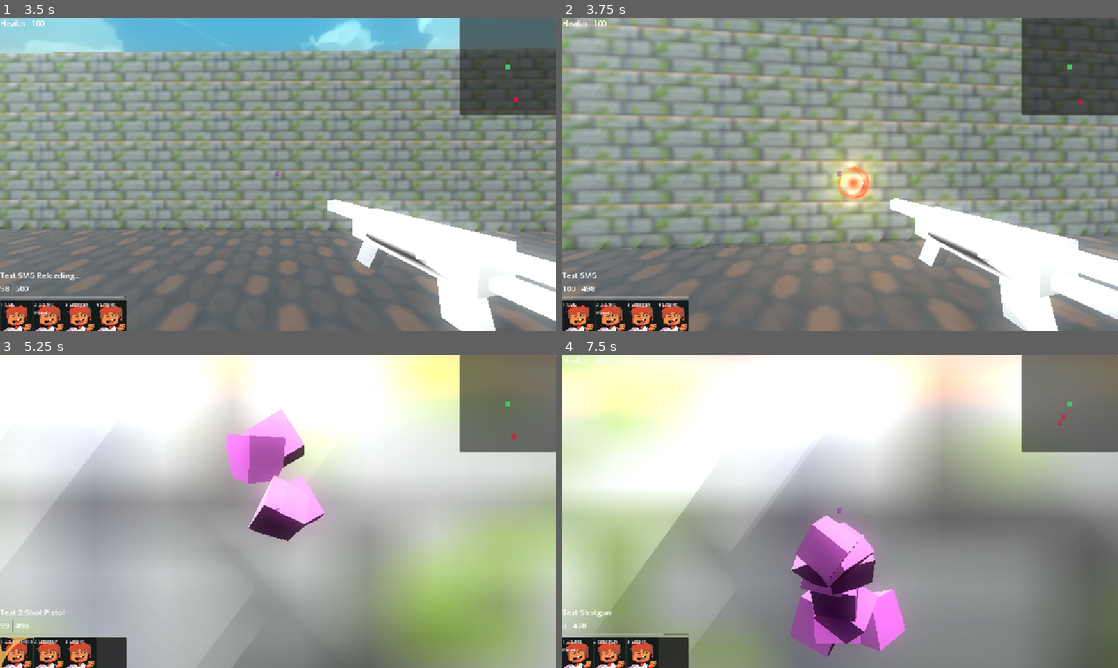
Above: before the commit, frames 1-4 (two rows, left to right).
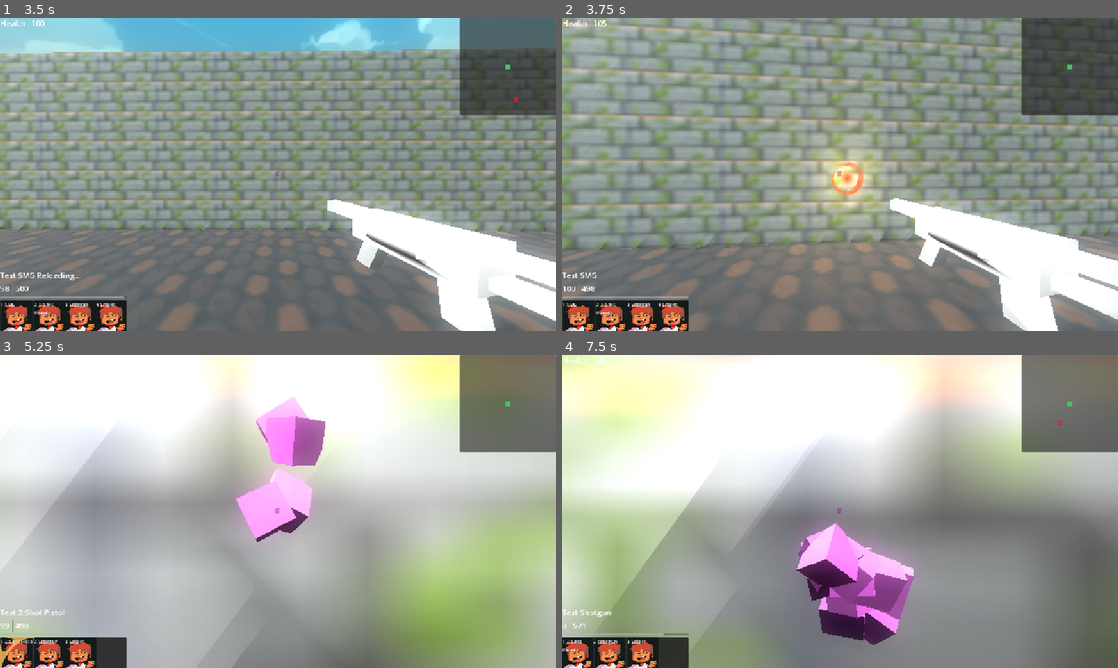
Above: after the commit, the same moments.

Repository: mabanana/FPS-Project-A
Game: Godot game, scene res://GameObjects/main_menu.tscn
Two runs of this game, one before a commit and one after it. Both use one fixed random seed, a clock stepped at 60 frames per second and the inputs below. Sound files missing from this copy of the repository are replaced by a short silence.
Inputs (mouse positions are in pixels of both pictures, inside the frame that each line leads up to):
- Up to frame 1 (3.5 s): tap Enter at 0.5 s; move the mouse to (305, 174) at 0.52 s; hold Up (ui_up) from 0.53 s (still down); tap Shift at 0.6 s; click (305, 174) at 0.67 s; tap Space at 0.77, 1.52, 3.02 s; move the mouse to (250, 174) at 1.27 s; tap Ctrl at 1.35 s; move the mouse to (289, 168) at 2.02 s; tap E at 2.1 s; move the mouse to (272, 180) at 2.77 s; tap R at 2.85 s; click (272, 180) at 2.92 s
- Up to frame 2 (3.75 s): keep holding Up (ui_up); move the mouse to (878, 177) at 3.52 s; tap F at 3.6 s
- Up to frame 3 (5.25 s): keep holding Up (ui_up); tap Space at 3.77, 4.52 s; move the mouse to (233, 508) at 4.27 s; tap G at 4.35 s; move the mouse to (283, 511) at 5.02 s; tap Q at 5.1 s; click (283, 511) at 5.17 s
- Up to frame 4 (7.5 s): move the mouse to (817, 505) at 5.77 s; release Up (ui_up) at 5.78 s; hold Right (ui_right) 5.78-6.53 s; tap Tab at 5.85 s; tap Space at 6.02, 6.77, 7.25 s; move the mouse to (867, 511) at 6.52 s; hold Up (ui_up) from 6.53 s (still down); tap 1 at 6.6 s; move the mouse to (812, 511) at 7.27 s; tap 2 at 7.35 s; click (812, 511) at 7.42 s

Frame 1 is identical in both runs. In frame 2, 0.6% of the frame differs, in the area x 7-94%, y 0-59%; in frame 3, 4.4%; in frame 4, 5.8%, in the area x 2-91%, y 0-97%.

Commit message:
Add fire rain ability

Diff:
--- /dev/null
+++ b/project/GameObjects/fire_rain.gd
@@ -0,0 +1,126 @@
+extends Node3D
+class_name FireRain
+
+
+# TODO: Switch to physics implementation from tween
+@onready var bolt_scene = preload("res://GameObjects/fire_rain_bolt.tscn")
+@export var bolts: Dictionary = {}
+var valid_enemies: Array[int]
+var attack_range := 100.0
+var speed = 15.0
+var hit_range = 5.0
+@export var num_bolts = 50
+
+
+# Called when the node enters the scene tree for the first time.
+func _ready():
+	Signals.map_updated.connect(_on_map_updated)
+
+	for i in range(num_bolts):
+		var new_bolt: Node3D = bolt_scene.instantiate()
+		add_child(new_bolt)
+		bolts[new_bolt] = -1
+	get_tree().create_timer(3).timeout.connect(activate)
+	for bolt in bolts.keys():
+		deactivate_bolt(bolt)
+
+# for each bolt with a target, rotate to face target and move at speed
+func _physics_process(delta):
+	check_collisions(delta)
+
+func activate():
+	print("FireRain Activated")
+	for bolt in bolts.keys():
+		if bolts[bolt] != -1:
+			continue
+		get_tree().create_timer(randf_range(
+			0.01, 0.01 + 0.002 * num_bolts)).timeout.connect(
+		func():
+			if not set_target(bolt):
+				get_tree().create_timer(1).timeout.connect(activate)
+				return
+			bolt.show()
+			bolt.transform = transform
+			bolt.rotation = GunSlotController.inaccuratize_vector(
+				Vector3.UP*90, 20)
+			tween_bolt(bolt)
+		)
+	get_tree().create_timer(1).timeout.connect(activate)
+
+# Iterate through entity map to find adjacent enemies
+# assigns rid to bolt
+func set_target(bolt: Node3D):
+	if len(valid_enemies) <= 0:
+		return false
+	var idx = randi_range(0, len(valid_enemies)-1)
+	bolts[bolt] = valid_enemies[idx]
+	return true
+
+# starts transform with random facing
+# tween bolt speed and sfx pitch up
+func tween_bolt(bolt: Node3D):
+	var tween := get_tree().create_tween()
+	var target_pos = Core.map.entities[bolts[bolt]].position - position
+	if Core.map.entities[bolts[bolt]].metadata.eye_pos:
+		target_pos += Core.map.entities[bolts[bolt]].metadata.eye_pos
+	var rel_pos = target_pos - bolt.position
+	# target_pos += Core.map.entities[bolts[bolt]].metadata.movement_speed * float(rel_pos.length())/speed * Vector3.FORWARD * Core.map.entities[bolts[bolt]].transform.basis
+	var control1 = Vector3.UP * bolt.basis * speed
+	var control2 = control1 * 2
+	tween.set_trans(Tween.TRANS_QUAD)
+	tween.set_ease(Tween.EASE_IN)
+	tween.tween_method(func(t):
+		if bolts[bolt] == -1:
+			tween.kill()
+		_bezier_bolt(t, bolt, control1, control2, target_pos)
+		, 0.0, 1.0,
+		float(rel_pos.length())/speed * randf_range(0.9, 1))
+	tween.play()
+	tween.finished.connect(deactivate_bolt.bind(bolt))
+
+
+func _bezier_bolt(t:float, bolt:Node3D, control1, control2, target_pos:Vector3):
+	var new_pos = bolt.position.bezier_interpolate(
+		control1, control2, target_pos,
+		t)
+	bolt.transform.basis = bolt.transform.looking_at(new_pos).basis
+	bolt.position = new_pos
+
+# run short raycast forwards from center of bolt to find targets
+# emit signal and deactivate on valid result
+func check_collisions(delta):
+	for bolt in bolts.keys():
+		if bolts[bolt] == -1 or not Core.map.entities.has(bolts[bolt]) or Core.map.entities[bolts[bolt]].is_queued_for_deletion():
+			continue
+		var origin = bolt.global_position
+		var cast_vector = -bolt.get_global_transform().basis.z.normalized() * delta * speed
+		var end = origin + cast_vector
+		var query = PhysicsRayQueryParameters3D.create(origin, end)
+		var result = get_world_3d().direct_space_state.intersect_ray(query)
+		if result and result["collider"]:
+			if result["collider"].has_method("take_damage") and !result["collider"].is_queued_for_deletion():
+				result["collider"].take_damage(
+					100, 1, Core.map.player_rid, result["position"])
+			deactivate_bolt(bolt)
+		elif (Core.map.entities[bolts[bolt]].position - bolt.position).length() < hit_range:
+			Core.map.entities[bolts[bolt]].take_damage(
+					100, 1, Core.map.player_rid, Core.map.entities[bolts[bolt]].position)
+			deactivate_bolt(bolt)
+
+func _on_map_updated(payload=null):
+	var entities = Core.map.entities
+	valid_enemies = []
+	var pos = global_position
+	var closest = null
+	for key in entities.keys():
+		if entities[key].type == EntityModel.EntityType.enemy:
+			pos.y = entities[key].position.y
+			var relative_pos = entities[key].position - pos
+			if not closest or relative_pos.length() < closest.length():
+				closest = entities[key].position
+			if relative_pos.length() <= attack_range:
+				valid_enemies.append(key)
+
+func deactivate_bolt(bolt):
+	bolt.hide()
+	bolts[bolt] = -1
--- /dev/null
+++ b/project/GameObjects/fire_rain.tscn
@@ -0,0 +1,6 @@
+[gd_scene load_steps=2 format=3 uid="uid://vydmhggxcm8p"]
+
+[ext_resource type="Script" uid="uid://dmpa5dsi3b8gm" path="res://GameObjects/fire_rain.gd" id="1_kb50a"]
+
+[node name="FireRain" type="Node3D"]
+script = ExtResource("1_kb50a")
--- /dev/null
+++ b/project/GameObjects/fire_rain_bolt.tscn
@@ -0,0 +1,34 @@
+[gd_scene load_steps=7 format=3 uid="uid://dsagojy74166c"]
+
+[ext_resource type="Shader" uid="uid://b33hrsbtt6m8y" path="res://GameObjects/fireball.tres" id="1_e7cqs"]
+[ext_resource type="Shader" uid="uid://crwdnjgpklsxl" path="res://GameObjects/fireball_head_mesh.tres" id="2_8hrj3"]
+
+[sub_resource type="ShaderMaterial" id="ShaderMaterial_hm1he"]
+render_priority = 0
+shader = ExtResource("1_e7cqs")
+
+[sub_resource type="CapsuleMesh" id="CapsuleMesh_7b45f"]
+material = SubResource("ShaderMaterial_hm1he")
+
+[sub_resource type="ShaderMaterial" id="ShaderMaterial_hgx3j"]
+render_priority = 0
+shader = ExtResource("2_8hrj3")
+shader_parameter/Color = Color(0.81, 0.259, 0.121, 1)
+shader_parameter/FresPow = 5.0
+
+[sub_resource type="SphereMesh" id="SphereMesh_uowyq"]
+material = SubResource("ShaderMaterial_hgx3j")
+radius = 0.4
+
+[node name="FireRainBolt" type="Node3D"]
+
+[node name="FireEffect" type="MeshInstance3D" parent="."]
+transform = Transform3D(-1, 8.74228e-08, -3.82137e-15, 0, -4.37114e-08, -1, -8.74228e-08, -1, 4.37114e-08, -0.00299148, -0.148067, 0.433746)
+cast_shadow = 0
+mesh = SubResource("CapsuleMesh_7b45f")
+skeleton = NodePath("../..")
+
+[node name="InnerBall" type="MeshInstance3D" parent="."]
+transform = Transform3D(-1, 8.74228e-08, -3.82137e-15, 0, -4.37114e-08, -1, -8.74228e-08, -1, 4.37114e-08, 0.00299145, -0.14284, -0.14284)
+mesh = SubResource("SphereMesh_uowyq")
+skeleton = NodePath("../FireEffect")
--- a/project/GameObjects/game_scene.gd
+++ b/project/GameObjects/game_scene.gd
@@ -59,6 +59,9 @@
 	var positions: Array[Vector3] = []
 	var eye_pos = entity_hash[origin_key].position + entity_hash[origin_key].eye_pos
 	for key in entities.keys():
+		entities[key].position = entity_hash[key].position
+		entities[key].rotation = entity_hash[key].rotation
+		entities[key].transform = entity_hash[key].transform
 		if entities[key].type == EntityModel.EntityType.enemy:
 			var relative_pos = entity_hash[key].position - entity_hash[origin_key].position
 			relative_pos = relative_pos.rotated(Vector3.UP, -entities[origin_key].rotation.y)
@@ -72,8 +75,9 @@
 		})
 
 func _add_entity_to_map(entity_type: EntityMetadataModel.EntityType, position: Vector3):
-	var rid = Core.services.generate_rid()
-	Core.map.entities[rid] = EntityModel.new_entity(entity_type)
+	var entity = EntityModel.new_entity(entity_type)
+	var rid = entity.rid
+	Core.map.entities[rid] = entity
 	Core.map.entities[rid].position = position
 	if EntityMetadataModel.entity_metadata_map[entity_type].entity_type == EntityModel.EntityType.enemy:
 		var payload = {
@@ -87,7 +91,7 @@
 			"position" : position,
 			"rid" : rid,
 			"entity_model" : Core.map.entities[rid],
-			"gun_model" : GunModel.new_with_full_ammo(1, GunMetadataModel.GunType.TEST_GUN_D),
+			"gun_model" : GunModel.new_with_full_ammo(GunMetadataModel.GunType.TEST_GUN_D),
 			"linear_velocity" : 0,
 			"angular_velocity" : 0,
 		}
--- a/project/GameObjects/moving_box.gd
+++ b/project/GameObjects/moving_box.gd
@@ -25,9 +25,12 @@
 			nav_ai.target_position = null
 	else:
 		velocity = Vector3.ZERO
+
+	if velocity:
+		rotate_y(dir.signed_angle_to((basis*Vector3.FORWARD), Vector3.UP))
+
 	if !is_on_floor():
 		velocity.y += get_gravity().y
-
 	move_and_slide()
 
 func _on_player_spotted(payload = null):
--- a/project/GameObjects/scene1.tscn
+++ b/project/GameObjects/scene1.tscn
@@ -7,6 +7,7 @@
 [ext_resource type="AudioStream" uid="uid://d0e2c2cahv0rb" path="res://Assets/Sounds/Game/Explosion.wav" id="7_ltoxk"]
 [ext_resource type="AudioStream" uid="uid://c48dj0avfh2hb" path="res://Assets/Sounds/Game/Hit2.wav" id="8_75fin"]
 [ext_resource type="AudioStream" uid="uid://cmr7rech8b24a" path="res://Assets/Sounds/Game/Magic1.wav" id="9_c8pht"]
+[ext_resource type="PackedScene" uid="uid://vydmhggxcm8p" path="res://GameObjects/fire_rain.tscn" id="9_xannq"]
 [ext_resource type="AudioStream" uid="uid://ca8caw4imrxdw" path="res://Assets/Sounds/Game/Fireball.wav" id="10_2hii3"]
 
 [sub_resource type="ProceduralSkyMaterial" id="ProceduralSkyMaterial_s2ful"]
@@ -87,3 +88,16 @@
 [node name="Fireball" type="AudioStreamPlayer3D" parent="AudioStreams"]
 stream = ExtResource("10_2hii3")
 volume_db = 10.0
+
+[node name="FireRain" parent="." instance=ExtResource("9_xannq")]
+transform = Transform3D(1, 0, 0, 0, 1, 0, 0, 0, 1, 3.24799, 12.079, 16.1594)
+bolts = Dictionary[Node3D, int]({
+Object(Node3D,"_import_path":NodePath(""),"unique_name_in_owner":false,"process_mode":0,"process_priority":0,"process_physics_priority":0,"process_thread_group":0,"physics_interpolation_mode":0,"auto_translate_mode":0,"editor_description":"","transform":Transform3D(1, 0, 0, 0, 1, 0, 0, 0, 1, 0, 0, 0),"rotation_edit_mode":0,"rotation_order":2,"top_level":false,"visible":true,"visibility_parent":NodePath(""),"script":null)
+: -1,
+Object(Node3D,"_import_path":NodePath(""),"unique_name_in_owner":false,"process_mode":0,"process_priority":0,"process_physics_priority":0,"process_thread_group":0,"physics_interpolation_mode":0,"auto_translate_mode":0,"editor_description":"","transform":Transform3D(1, 0, 0, 0, 1, 0, 0, 0, 1, 0, 0, 0),"rotation_edit_mode":0,"rotation_order":2,"top_level":false,"visible":true,"visibility_parent":NodePath(""),"script":null)
+: -1,
+Object(Node3D,"_import_path":NodePath(""),"unique_name_in_owner":false,"process_mode":0,"process_priority":0,"process_physics_priority":0,"process_thread_group":0,"physics_interpolation_mode":0,"auto_translate_mode":0,"editor_description":"","transform":Transform3D(1, 0, 0, 0, 1, 0, 0, 0, 1, 0, 0, 0),"rotation_edit_mode":0,"rotation_order":2,"top_level":false,"visible":true,"visibility_parent":NodePath(""),"script":null)
+: -1,
+Object(Node3D,"_import_path":NodePath(""),"unique_name_in_owner":false,"process_mode":0,"process_priority":0,"process_physics_priority":0,"process_thread_group":0,"physics_interpolation_mode":0,"auto_translate_mode":0,"editor_description":"","transform":Transform3D(1, 0, 0, 0, 1, 0, 0, 0, 1, 0, 0, 0),"rotation_edit_mode":0,"rotation_order":2,"top_level":false,"visible":true,"visibility_parent":NodePath(""),"script":null)
+: -1
+})
--- a/project/GameObjects/test_scene.gd
+++ b/project/GameObjects/test_scene.gd
@@ -12,14 +12,16 @@
 # Temporary function that initializes the hard coded nodes into test scene.
 func initialize_test_scene_map() -> void:
 	# Initialize Inventory Model
-	Core.inventory.guns.append(GunModel.new_with_full_ammo(1, GunMetadataModel.GunType.TEST_GUN_A))
-	Core.inventory.guns.append(GunModel.new_with_full_ammo(1, GunMetadataModel.GunType.TEST_GUN_B))
-	Core.inventory.guns.append(GunModel.new_with_full_ammo(1, GunMetadataModel.GunType.TEST_GUN_C))
-	Core.inventory.guns.append(GunModel.new_with_full_ammo(1, GunMetadataModel.GunType.TEST_GUN_D))
+	Core.inventory.guns.append(GunModel.new_with_full_ammo(GunMetadataModel.GunType.TEST_GUN_A))
+	Core.inventory.guns.append(GunModel.new_with_full_ammo(GunMetadataModel.GunType.TEST_GUN_B))
+	Core.inventory.guns.append(GunModel.new_with_full_ammo(GunMetadataModel.GunType.TEST_GUN_C))
+	Core.inventory.guns.append(GunModel.new_with_full_ammo(GunMetadataModel.GunType.TEST_GUN_D))
 	Signals.inventory_accessed.emit(null)
 
 	# Initialize Map Model
-	_add_entity_to_map(EntityMetadataModel.EntityType.PLAYER, Vector3(0,0,0))
+	Core.map.player_rid = _add_entity_to_map(
+		EntityMetadataModel.EntityType.PLAYER, Vector3(0,0,0))
+
 	_add_entity_to_map(EntityMetadataModel.EntityType.TARGET_DUMMY, Vector3(-10,0,10))
 
 	for child in $Map.get_children():
--- /dev/null
+++ b/project/GameObjects/vector_math_test.tscn
@@ -0,0 +1,53 @@
+[gd_scene load_steps=5 format=3 uid="uid://bswceh854wu7a"]
+
+[sub_resource type="GDScript" id="GDScript_6ch0q"]
+script/source = "extends Node3D
+
+func _input(event):
+	if event.is_action_pressed(\"ui_accept\"):
+		var tween:= get_tree().create_tween()
+		var tr = $MeshInstance3D2.transform
+		tr.origin = -tr.origin
+		tween.tween_property($MeshInstance3D, \"transform\", tr, 1)
+		tween.play()
+	elif event.is_action_pressed(\"ui_left\"):
+		var tween:= get_tree().create_tween()
+		var tr = $MeshInstance3D.transform
+		tr.origin += Vector3.UP * $MeshInstance3D.basis
+		print(Vector3.UP * $MeshInstance3D.basis)
+		tween.tween_property($MeshInstance3D, \"transform\", tr, 1)
+		tween.play()
+	elif event.is_action_pressed(\"ui_right\"):
+		var tween:= get_tree().create_tween()
+		var tr = $MeshInstance3D.transform
+		tr.origin -= Vector3.UP * $MeshInstance3D.basis
+		print(-Vector3.UP * $MeshInstance3D.basis)
+		tween.tween_property($MeshInstance3D, \"transform\", tr, 1)
+		tween.play()
+"
+
+[sub_resource type="PrismMesh" id="PrismMesh_6ch0q"]
+
+[sub_resource type="ORMMaterial3D" id="ORMMaterial3D_6ch0q"]
+
+[sub_resource type="BoxMesh" id="BoxMesh_6esv0"]
+material = SubResource("ORMMaterial3D_6ch0q")
+
+[node name="Node3D" type="Node3D"]
+script = SubResource("GDScript_6ch0q")
+
+[node name="DirectionalLight3D" type="DirectionalLight3D" parent="."]
+transform = Transform3D(0.840773, 0.07024, -0.536812, 0.495287, 0.300593, 0.815067, 0.218612, -0.951163, 0.217942, 0, 0, 0)
+shadow_enabled = true
+
+[node name="MeshInstance3D" type="MeshInstance3D" parent="."]
+transform = Transform3D(0.572746, -0.7083, 0.412643, 0.224034, -0.348969, -0.909961, 0.788525, 0.613622, -0.0411872, 1.6, 0, 0)
+mesh = SubResource("PrismMesh_6ch0q")
+
+[node name="MeshInstance3D2" type="MeshInstance3D" parent="."]
+transform = Transform3D(1, 0, 0, 0, 1, 0, 0, 0, 1, -1.60141, -0.00705266, 0.0077455)
+mesh = SubResource("BoxMesh_6esv0")
+
+[node name="Camera3D" type="Camera3D" parent="."]
+transform = Transform3D(1, 0, 0, 0, 1, 0, 0, 0, 1, 0, 0, 2.30051)
+fov = 79.7
--- a/project/GameSystems/DataModels/entity.gd
+++ b/project/GameSystems/DataModels/entity.gd
@@ -11,14 +11,16 @@
 
 # TODO: Move rid assignment to new_entity
 static func new_entity(entity_type:EntityMetadataModel.EntityType) -> EntityModel:
-	return EntityModel.new(entity_type, Vector3.ZERO, Vector3.ZERO, EntityMetadataModel.entity_metadata_map[entity_type].entity_type)
+	return EntityModel.new(entity_type, Vector3.ZERO, Vector3.ZERO, EntityMetadataModel.entity_metadata_map[entity_type].entity_type, Core.services.generate_rid())
 
 var metadata: EntityMetadataModel:
 	get:
 		return EntityMetadataModel.entity_metadata_map[entity_type]
 
+var rid: int
 var position: Vector3
 var rotation: Vector3
+var transform: Transform3D
 var type: EntityType
 var entity_type: EntityMetadataModel.EntityType
 var alive: bool = true
@@ -31,12 +33,27 @@
 var hp
 
 
-func _init(entity_type: EntityMetadataModel.EntityType, position: Vector3, rotation: Vector3, type: EntityType) -> void:
+func _init(entity_type: EntityMetadataModel.EntityType, position: Vector3, rotation: Vector3, type: EntityType, rid: int) -> void:
 	self.position = position
 	self.rotation = rotation
 	self.type = type
 	self.entity_type = entity_type
 	self.hp = metadata.hp
+	self.rid = rid
 
 func _to_string():
 	return str(name) + ", " + str(position) + ", " + str(rotation) + ", " + str(type)
+
+func take_damage(damage_amount: int, damage_scale: float, dealer_rid: int, damage_position: Vector3):
+	_take_damage(damage_amount, damage_scale, dealer_rid, damage_position)
+
+func _take_damage(damage_amount: int, damage_scale: float, dealer_rid: int, damage_position: Vector3):
+	var payload = {
+		"dealer_rid" : dealer_rid,
+		"target_rid" : rid,
+		"damage_amount" : damage_amount,
+		"damage_position": damage_position,
+		"damage_scale": damage_scale,
+	}
+	payload = PerkController.apply_perks(Signals.damage_dealt, payload)
+	Signals.damage_dealt.emit(payload)
--- a/project/GameSystems/DataModels/entity_metadata.gd
+++ b/project/GameSystems/DataModels/entity_metadata.gd
@@ -17,6 +17,7 @@
 var movement_speed: float
 var vision_range: float
 var loot_class: LootManager.LootClass
+var eye_pos: Vector3
 
 static var entity_metadata_map := {}
 
@@ -52,12 +53,14 @@
 			self.name = "Moving Box"
 			self.entity_type = EntityModel.EntityType.enemy
 			self.hp = 100
+			self.eye_pos = Vector3(0, 1.2, 0)
 			self.movement_speed = 5
 			self.vision_range = 20
 			self.loot_class = LootManager.LootClass.TEST_SCENE_1_DROP
 		EntityType.PHYSICS_ENEMY:
 			self.name = "Physics Enemy"
 			self.entity_type = EntityModel.EntityType.enemy
+			self.eye_pos = Vector3(0, 1.2, 0)
 			self.hp = 100
 			self.movement_speed = 5
 			self.vision_range = 20
--- a/project/GameSystems/DataModels/gun.gd
+++ b/project/GameSystems/DataModels/gun.gd
@@ -9,8 +9,8 @@
 	self.type = type
 	self.mag_curr = mag_curr
 
-static func new_with_full_ammo(rid: int, type: GunMetadataModel.GunType) -> GunModel:
-	return GunModel.new(rid, type, GunMetadataModel.gun_metadata_map[type].mag_size)
+static func new_with_full_ammo(type: GunMetadataModel.GunType) -> GunModel:
+	return GunModel.new(Core.services.generate_rid(), type, GunMetadataModel.gun_metadata_map[type].mag_size)
 
 var metadata: GunMetadataModel:
 	get:
--- a/project/GameSystems/DataModels/map.gd
+++ b/project/GameSystems/DataModels/map.gd
@@ -2,6 +2,7 @@
 
 var entities: Dictionary[int, EntityModel]
 var player_pos: Vector3
+var player_rid: int
 
 func _init() -> void:
 	entities = {}
--- a/project/GameSystems/gun_slot.gd
+++ b/project/GameSystems/gun_slot.gd
@@ -240,23 +240,27 @@
 	Signals.core_changed.emit(null)
 
 func _drop_gun_on_map(active_gun: GunModel, throw_vector) -> void:
-	var payload = {
-		"rid" : Core.services.generate_rid(),
+	var entity = EntityModel.new_entity(
+		EntityMetadataModel.EntityType.GUN_ON_FLOOR)
+	var payload = {
+		"rid" : entity.rid,
 		"position" : character.position + character.eye_pos + throw_vector,
 		"gun_model" : active_gun,
 		"linear_velocity" : throw_vector * THROW_FORCE / active_gun.metadata.mass,
 		"angular_velocity" : throw_vector.cross(Vector3.UP) * THROW_FORCE / active_gun.metadata.mass,
-		"entity_model" : EntityModel.new_entity(EntityMetadataModel.EntityType.GUN_ON_FLOOR)
+		"entity_model" : entity
 	}
 	Core.map.entities[payload["rid"]] = payload["entity_model"]
 	Signals.gun_dropped.emit(payload)
 
 func _add_spell_on_map(throw_vector):
-	var payload = {
-		"rid" : Core.services.generate_rid(),
+	var entity = EntityModel.new_entity(
+		EntityMetadataModel.EntityType.FIRE_BALL)
+	var payload = {
+		"rid" : entity.rid,
 		"position" : character.position + character.eye_pos + throw_vector,
 		"linear_velocity" : throw_vector * THROW_FORCE,
-		"entity_model" : EntityModel.new_entity(EntityMetadataModel.EntityType.FIRE_BALL),
+		"entity_model" : entity,
 		"caster": character.rid,
 	}
 	Core.map.entities[payload["rid"]] = payload["entity_model"]
@@ -276,9 +280,11 @@
 	Signals.core_changed.emit(null)
 
 func _add_bullet_hole(node_position: Vector3):
-	var payload = {
-		"rid" : Core.services.generate_rid(),
-		"entity_model" : EntityModel.new_entity(EntityMetadataModel.EntityType.BULLET_HOLE),
+	var entity = EntityModel.new_entity(
+		EntityMetadataModel.EntityType.BULLET_HOLE)
+	var payload = {
+		"rid" : entity.rid,
+		"entity_model" : entity,
 		"position" : node_position
 	}
 	Core.map.entities[payload["rid"]] = payload["entity_model"]
--- a/project/GameSystems/hitbox_manager.gd
+++ b/project/GameSystems/hitbox_manager.gd
@@ -47,12 +47,14 @@
 func _add_damage_number_to_map(hp_change: int, damage_scale: float, dealer_rid: int, damage_position: Vector3, target_position):
 	var direction_to_dealer = target_position.direction_to(Core.map.entities[dealer_rid].position)
 	var node_position = (damage_position) + (direction_to_dealer * POSITION_FORESHORTEN)
+	var entity = EntityModel.new_entity(
+		EntityMetadataModel.EntityType.DAMAGE_NUMBER)
 	var payload = {
 		"hp_change" : abs(hp_change),
 		"damage_scale" : damage_scale,
 		"position" : node_position,
-		"entity_model" : EntityModel.new_entity(EntityMetadataModel.EntityType.DAMAGE_NUMBER),
-		"rid" : Core.services.generate_rid()
+		"entity_model" : entity,
+		"rid" : entity.rid
 		}
 	Core.map.entities[payload["rid"]] = payload["entity_model"]
 	Signals.damage_taken.emit(payload)
--- a/project/GameSystems/loot_manager.gd
+++ b/project/GameSystems/loot_manager.gd
@@ -55,7 +55,7 @@
 			"roll": roll * 100 / int(loot["max"]),
 			"position": target_position,
 			"entity_model" : entity_model,
-			"rid" : Core.services.generate_rid()
+			"rid" : entity_model.rid
 		})
 
 func get_loot_table(loot_class: LootClass):
@@ -67,16 +67,16 @@
 	return loot_table
 
 func drop_gun_loot(loot, target_position):
-	var entity =  EntityModel.new_entity(
+	var entity = EntityModel.new_entity(
 		EntityMetadataModel.EntityType.GUN_ON_FLOOR)
 	var gun_type = GunMetadataModel.GunType[loot["name"]]
-	var gun_rid = Core.services.generate_rid()
-	var gun_model = GunModel.new_with_full_ammo(gun_rid, gun_type)
+	var gun_model = GunModel.new_with_full_ammo(gun_type)
+	var gun_rid = gun_model.rid
 	var linear_velocity = GunSlotController.inaccuratize_vector(
 		Vector3.UP, 60) * LOOT_VELOCITY
 	var angular_velocity = linear_velocity.cross(
 		Vector3.UP).normalized() * LOOT_VELOCITY
-	var rid = Core.services.generate_rid()
+	var rid = entity.rid
 	var payload = {
 		"rid" : rid,
 		"linear_velocity" : linear_velocity,
Not shown, added: project/GameObjects/fire_rain.gd.uid
Not shown: 1 places in project/GameObjects/scene1.tscn that only renumber resources
